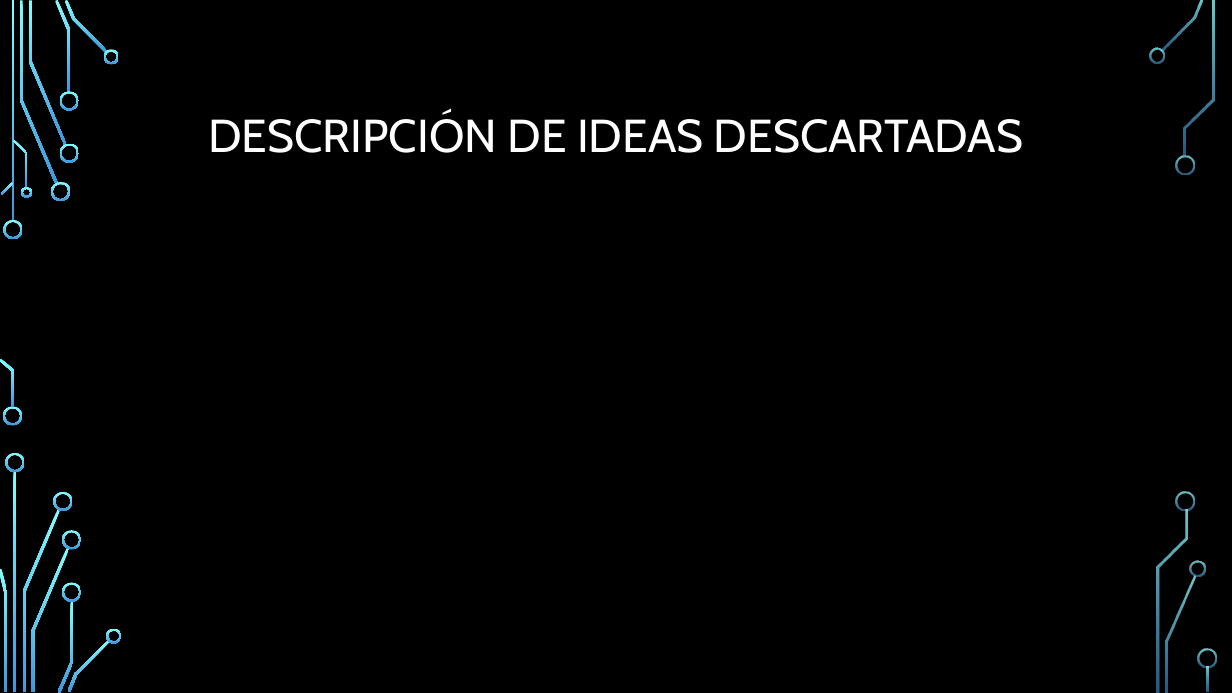
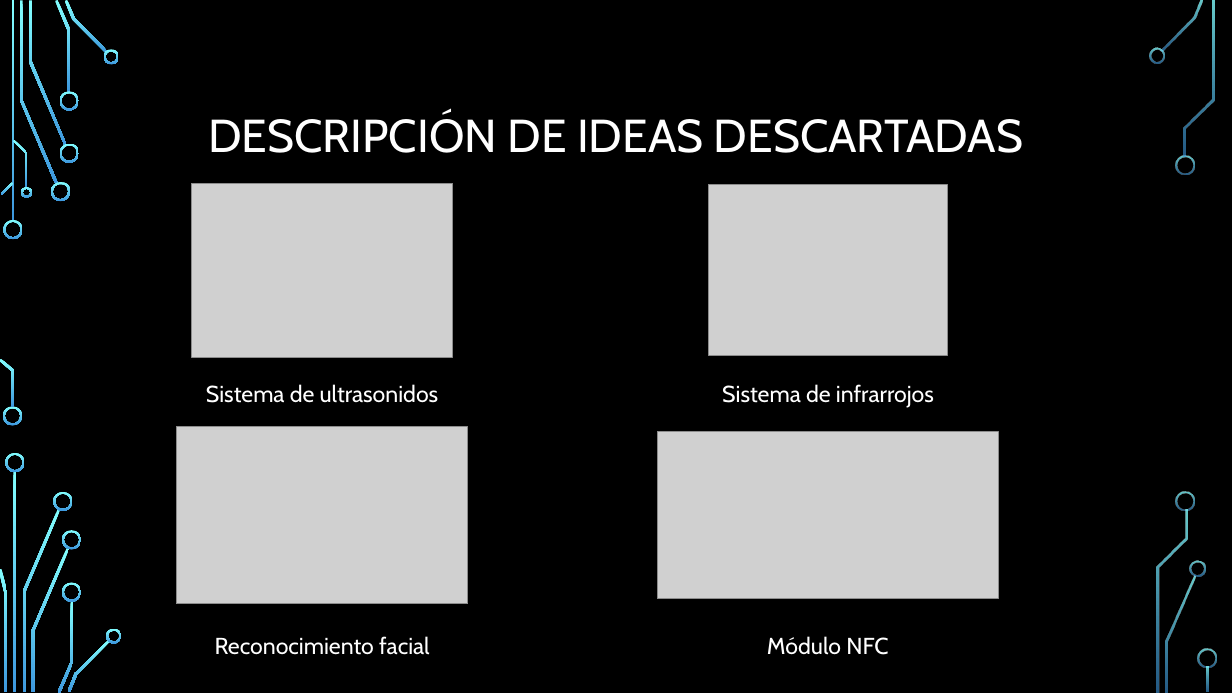
Before and after one commit to ByVerduXx/ControlAforo, a slide deck: slide 7 of Control de aforo.pptx. Drawn at 1232x693 pixels with LibreOffice and Linux fonts; fonts in the diff are those of the drawing; grey boxes stand for pictures; background and template pictures are left out. Boxes give left, top, right and bottom in pixels: in the first picture for what was removed or moved away, otherwise in the second. Text is boxed around its words. In the diff, an @@ line names an element or a change of style, - is before the commit and + after.

```diff
--- a/Control de aforo.pptx
+++ b/Control de aforo.pptx
@@ picture added at box(191, 183, 453, 357) @@
@@ picture added at box(709, 185, 947, 356) @@
@@ text added at box(206, 384, 439, 403), 18 pt, text #FFFFFF @@
+Sistema de ultrasonidos
@@ text added at box(722, 384, 934, 408), 18 pt, text #FFFFFF @@
+Sistema de infrarrojos
@@ picture added at box(177, 427, 469, 604) @@
@@ picture added at box(657, 432, 998, 598) @@
@@ text added at box(215, 636, 430, 655), 18 pt, text #FFFFFF @@
+Reconocimiento facial
@@ text added at box(767, 636, 888, 655), 18 pt, text #FFFFFF @@
+Módulo NFC
```
